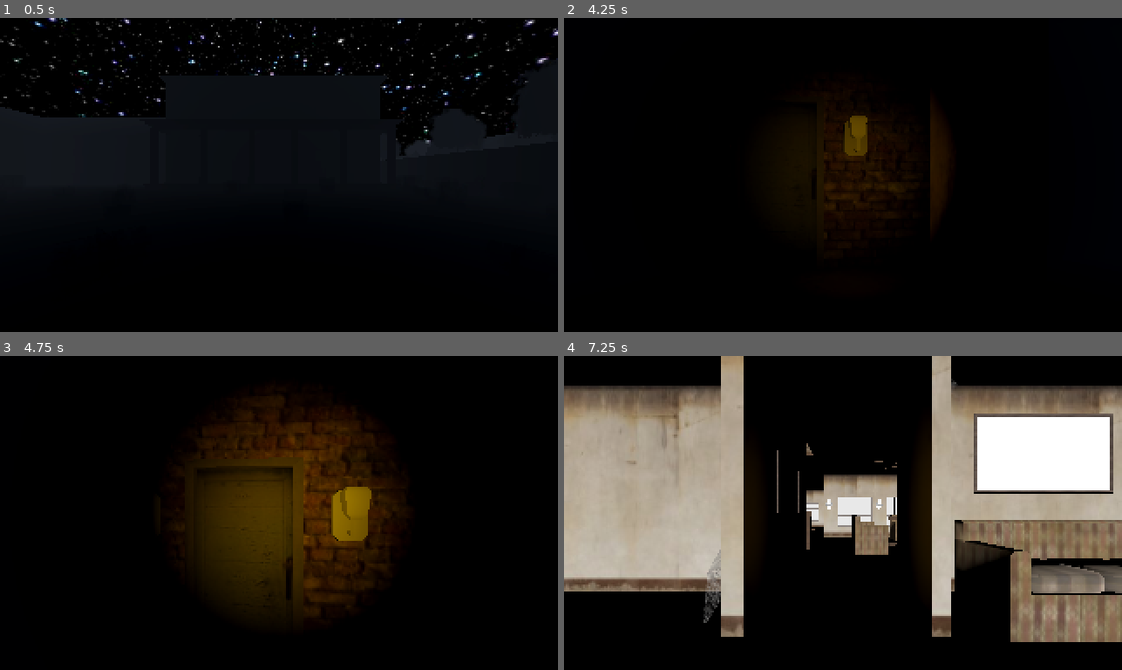
Above: before the commit, frames 1-4 (two rows, left to right).
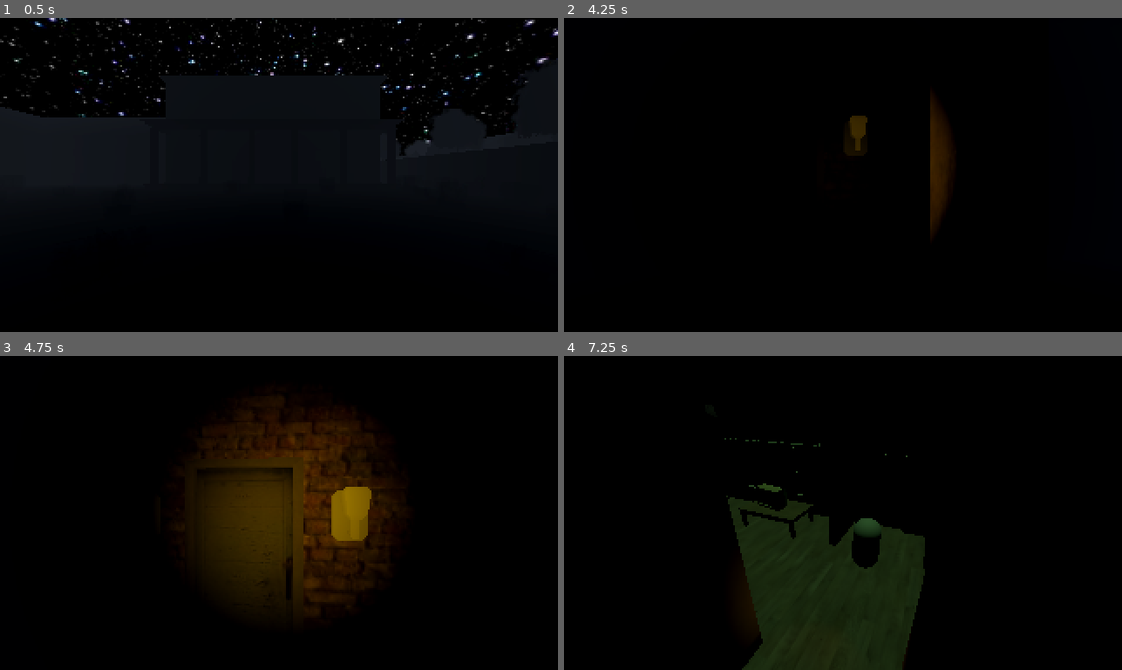
Above: after the commit, the same moments.

Repository: vekim00100/Personal-Prototype
Game: Godot game, scene res://World/entrance.tscn
Two runs of this game, one before a commit and one after it. Both use one fixed random seed, a clock stepped at 60 frames per second and the inputs below. The engine's default icon, where the game draws it, is replaced by a stand-in: a white triangle on a blue panel in a dark square.
Inputs (mouse positions are in pixels of both pictures, inside the frame that each line leads up to):
- Up to frame 1 (0.5 s): no input
- Up to frame 2 (4.25 s): move the mouse to (870, 175) at 0.52 s; hold W (forward) from 0.53 s (still down); tap F (interact) every 0.75 s from 0.6 to 3.6 s; tap Space (jump) at 0.77, 1.52, 3.02, 3.77 s; move the mouse to (815, 175) at 1.27 s; move the mouse to (854, 168) at 2.02 s; move the mouse to (837, 181) at 2.77 s; move the mouse to (887, 178) at 3.52 s
- Up to frame 3 (4.75 s): keep holding W (forward); move the mouse to (234, 509) at 4.27 s; tap F (interact) at 4.35 s; tap Space (jump) at 4.52 s
- Up to frame 4 (7.25 s): tap F (interact) at 5, 5.1, 5.85, 6.6 s; move the mouse to (848, 513) at 5.02 s; move the mouse to (820, 506) at 5.77 s; release W (forward) at 5.78 s; hold D (right) 5.78-6.53 s; tap Space (jump) at 6.02, 6.77 s; move the mouse to (870, 513) at 6.52 s; hold W (forward) from 6.53 s (still down)

Frame 1 is identical in both runs. In frame 2, 3.5% of the frame differs, in the area x 40-63%, y 24-70%; in frame 3, 0.1%; in frame 4, 64%, in the area x 0-100%, y 0-100%.

Commit message:
House Scene has Fixed Camera

Diff:
--- a/Player/Player.tscn
+++ b/Player/Player.tscn
@@ -29,4 +29,6 @@
 transform = Transform3D(1, 0, 0, 0, 1, 0, 0, 0, 1, 0.109614, 0.0814125, -0.509349)
 light_color = Color(0.74902, 0.580392, 0.0431373, 1)
 light_energy = 1.3
+light_size = 3.0
+spot_range = 4.25127
 spot_angle = 38.0
--- a/Player/player.gd
+++ b/Player/player.gd
@@ -26,3 +26,7 @@
 		velocity.z = move_toward(velocity.z, 0, SPEED)
 
 	move_and_slide()
+
+
+func _on_area_3d_2_body_entered(body: Node3D) -> void:
+	pass # Replace with function body.
--- /dev/null
+++ b/World/camera-switcher.gd
@@ -0,0 +1,21 @@
+extends Area3D
+
+@export var cameras: Array[Camera3D]
+
+# Called when the node enters the scene tree for the first time.
+func _ready() -> void:
+	pass # Replace with function body.
+
+# Called every frame. 'delta' is the elapsed time since the previous frame.
+func _process(_delta):
+	pass
+
+func PlayerEntered(body):
+	if body.name == "Player":
+		for i in range(0, cameras.size()):
+			cameras[i].current = false
+		get_parent().current = true
+
+
+func _on_body_entered(body: Node3D) -> void:
+	pass # Replace with function body.
--- a/World/entrance.tscn
+++ b/World/entrance.tscn
@@ -7,7 +7,7 @@
 [ext_resource type="PackedScene" uid="uid://cc7pvlbefa08w" path="res://assets/map.fbx" id="4_sa1x4"]
 
 [sub_resource type="BoxShape3D" id="BoxShape3D_44e5x"]
-size = Vector3(1.60089, 3.46436, 2.8114)
+size = Vector3(1.60089, 3.46436, 1.99664)
 
 [sub_resource type="LabelSettings" id="LabelSettings_e5xrc"]
 
@@ -42,7 +42,7 @@
 [node name="Area3D" type="Area3D" parent="."]
 
 [node name="CollisionShape3D" type="CollisionShape3D" parent="Area3D"]
-transform = Transform3D(1, 0, 0, 0, 1, 0, 0, 0, 1, 0.131345, -2.532, -21.4173)
+transform = Transform3D(1, 0, 0, 0, 1, 0, 0, 0, 1, 0.131345, -2.532, -21.8247)
 shape = SubResource("BoxShape3D_44e5x")
 
 [node name="PressFLabel" type="Label" parent="."]
--- a/World/house.tscn
+++ b/World/house.tscn
@@ -1,17 +1,59 @@
-[gd_scene load_steps=4 format=3 uid="uid://bd1raq85o3oei"]
+[gd_scene load_steps=7 format=3 uid="uid://bd1raq85o3oei"]
 
 [ext_resource type="Script" path="res://World/house.gd" id="1_k3bwl"]
 [ext_resource type="PackedScene" uid="uid://cc7pvlbefa08w" path="res://assets/map.fbx" id="1_vhy3r"]
 [ext_resource type="PackedScene" uid="uid://d1abdd6i60pf4" path="res://Player/Player.tscn" id="2_am2qr"]
+[ext_resource type="Script" path="res://World/camera-switcher.gd" id="4_741mm"]
+
+[sub_resource type="BoxShape3D" id="BoxShape3D_7nm2c"]
+
+[sub_resource type="BoxShape3D" id="BoxShape3D_oehq6"]
+size = Vector3(56.0809, 0.078125, 34.9693)
 
 [node name="house" type="Node3D"]
 script = ExtResource("1_k3bwl")
 
 [node name="Player" parent="." instance=ExtResource("2_am2qr")]
-transform = Transform3D(0.5, 0, 0, 0, 0.5, 0, 0, 0, 0.5, 0.0447605, 2.07932, 0.134072)
+transform = Transform3D(0.5, 0, 0, 0, 0.5, 0, 0, 0, 0.5, 0.0447605, 0.818483, 0.134072)
 
 [node name="map" parent="." instance=ExtResource("1_vhy3r")]
 transform = Transform3D(1, 0, 0, 0, 1, 0, 0, 0, 1, -14.5, 4.5, 37)
 
 [node name="DirectionalLight3D" type="DirectionalLight3D" parent="."]
-transform = Transform3D(1, 0, 0, 0, 1, 0, 0, 0, 1, -0.126711, 4.13955, 0.612703)
+transform = Transform3D(1, 0, 0, 0, 0.0724027, 0.997375, 0, -0.997375, 0.0724027, -2.66281, 5.0081, -2.47079)
+light_color = Color(0.306953, 0.527465, 0.28839, 1)
+
+[node name="Camera3D" type="Camera3D" parent="." groups=["CamerasToSwitchTo"]]
+transform = Transform3D(-0.926508, 0.176076, -0.332536, 0.0157432, 0.901124, 0.433276, 0.375946, 0.396198, -0.837671, -1.47118, 5.33453, -7.12761)
+
+[node name="Area3D" type="Area3D" parent="Camera3D"]
+transform = Transform3D(1, 0, 2.98023e-08, 0, 1, 0, 5.96046e-08, 0, 1, -0.11776, 0.0223794, -0.0422668)
+script = ExtResource("4_741mm")
+
+[node name="CollisionShape3D" type="CollisionShape3D" parent="Camera3D/Area3D"]
+transform = Transform3D(1, 0, 2.08616e-07, -2.08616e-07, 1, 0, 2.68221e-07, 8.9407e-08, 1, 1.90794, 0.115777, -8.70522)
+shape = SubResource("BoxShape3D_7nm2c")
+
+[node name="Camera3D" type="Camera3D" parent="Camera3D" groups=["CamerasToSwitchTo"]]
+transform = Transform3D(-0.997825, 0.0205776, -0.0626287, -0.0324546, 0.673585, 0.738397, 0.0573801, 0.738823, -0.671452, -3.43009, 0.667516, -1.36174)
+
+[node name="Area3D" type="Area3D" parent="Camera3D/Camera3D"]
+transform = Transform3D(1, 0, 2.98023e-08, 0, 1, 0, 5.96046e-08, 0, 1, -0.11776, 0.0223794, -0.0422668)
+script = ExtResource("4_741mm")
+
+[node name="CollisionShape3D" type="CollisionShape3D" parent="Camera3D/Camera3D/Area3D"]
+transform = Transform3D(0.999999, -4.65661e-10, 2.10479e-07, -1.96043e-07, 1, -5.96046e-08, 2.72878e-07, 1.19209e-07, 0.999999, -1.54346, -3.90284, -3.15566)
+shape = SubResource("BoxShape3D_7nm2c")
+
+[node name="StaticBody3D" type="StaticBody3D" parent="."]
+
+[node name="CollisionShape3D" type="CollisionShape3D" parent="StaticBody3D"]
+transform = Transform3D(1, 0, 0, 0, 1, 0, 0, 0, 1, 0.155533, 0.0486863, -14.7726)
+shape = SubResource("BoxShape3D_oehq6")
+
+[connection signal="body_entered" from="Camera3D/Area3D" to="." method="PlayerEntered"]
+[connection signal="body_entered" from="Camera3D/Area3D" to="Camera3D/Area3D" method="PlayerEntered"]
+[connection signal="body_entered" from="Camera3D/Area3D" to="Camera3D/Area3D" method="_on_body_entered"]
+[connection signal="body_entered" from="Camera3D/Camera3D/Area3D" to="." method="PlayerEntered"]
+[connection signal="body_entered" from="Camera3D/Camera3D/Area3D" to="Camera3D/Camera3D/Area3D" method="PlayerEntered"]
+[connection signal="body_entered" from="Camera3D/Camera3D/Area3D" to="Camera3D/Camera3D/Area3D" method="_on_body_entered"]
--- a/project.godot
+++ b/project.godot
@@ -56,6 +56,11 @@
 "events": [Object(InputEventKey,"resource_local_to_scene":false,"resource_name":"","device":-1,"window_id":0,"alt_press …(192 unchanged characters)…
 ]
 }
+fullscreen={
+"deadzone": 0.5,
+"events": [Object(InputEventKey,"resource_local_to_scene":false,"resource_name":"","device":0,"window_id":0,"alt_pressed":false,"shift_pressed":false,"ctrl_pressed":false,"meta_pressed":false,"pressed":false,"keycode":0,"physical_keycode":4194342,"key_label":0,"unicode":0,"location":0,"echo":false,"script":null)
+]
+}
 
 [rendering]
 
Not shown, changed: .DS_Store
